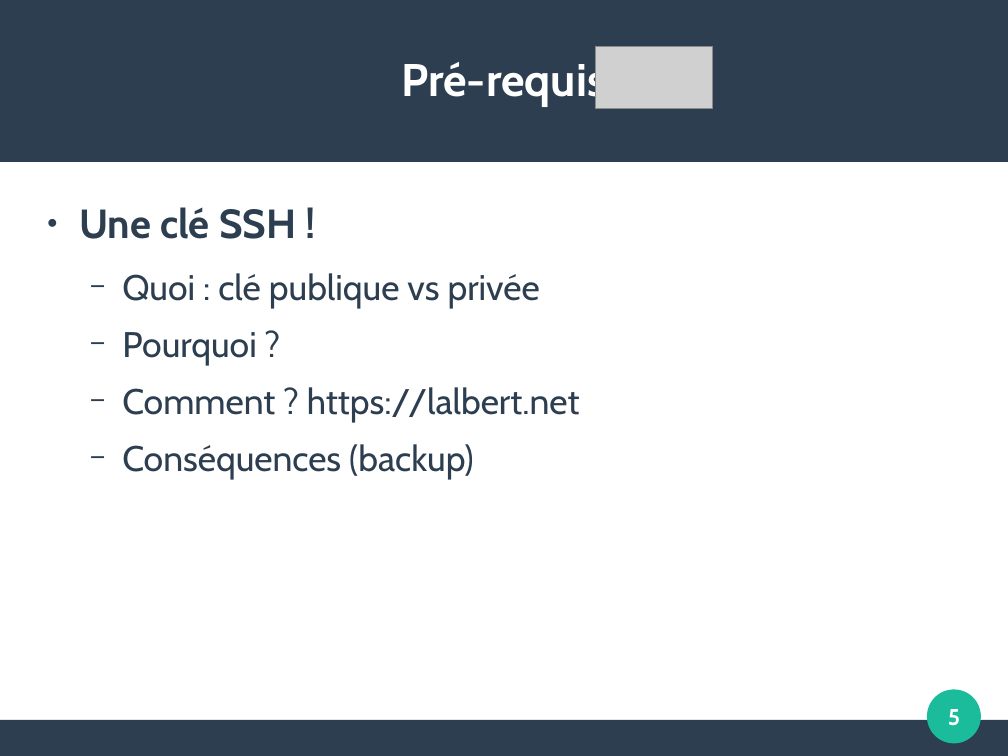
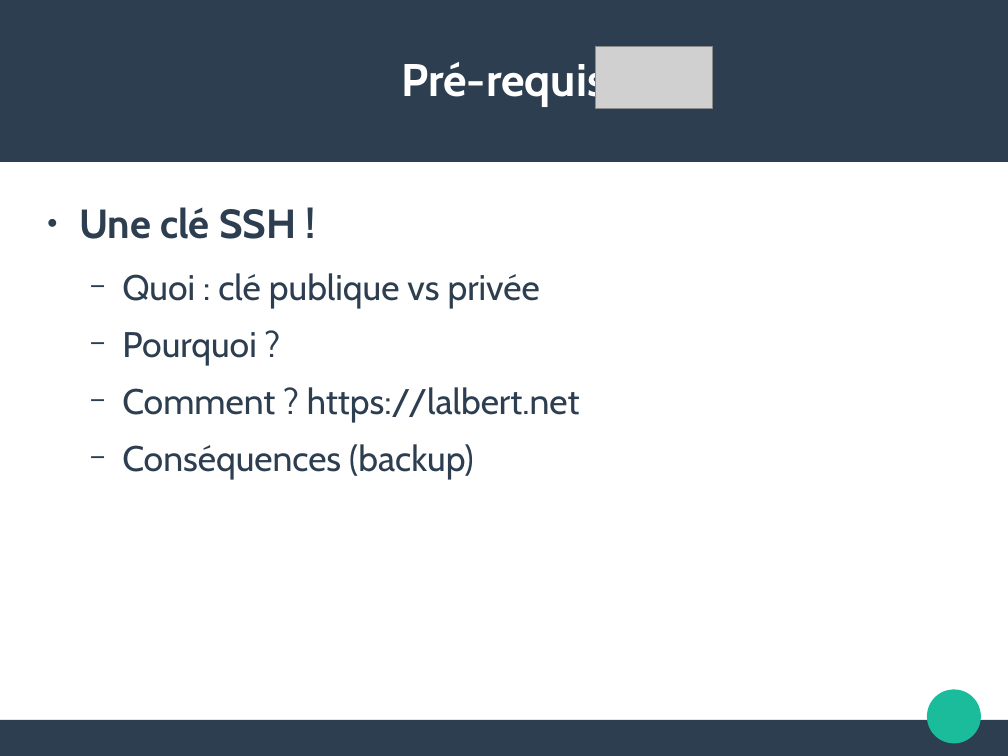
Before and after one commit to FAbOnGitHub/IntroductionGitLab, a slide deck: slide 5 of 20181008_initiation_GitLab_FM.odp. Drawn at 1008x756 pixels with LibreOffice and Linux fonts; fonts in the diff are those of the drawing; grey boxes stand for pictures; background and template pictures are left out. Boxes give left, top, right and bottom in pixels: in the first picture for what was removed or moved away, otherwise in the second. Text is boxed around its words. In the diff, an @@ line names an element or a change of style, - is before the commit and + after.

```diff
--- a/20181008_initiation_GitLab_FM.odp
+++ b/20181008_initiation_GitLab_FM.odp
@@ page number removed at box(948, 709, 960, 726) @@
-5
```
Also in this commit, not shown: 10 other slides changed, 3 slides added, 2 slides removed, 1 other file.
